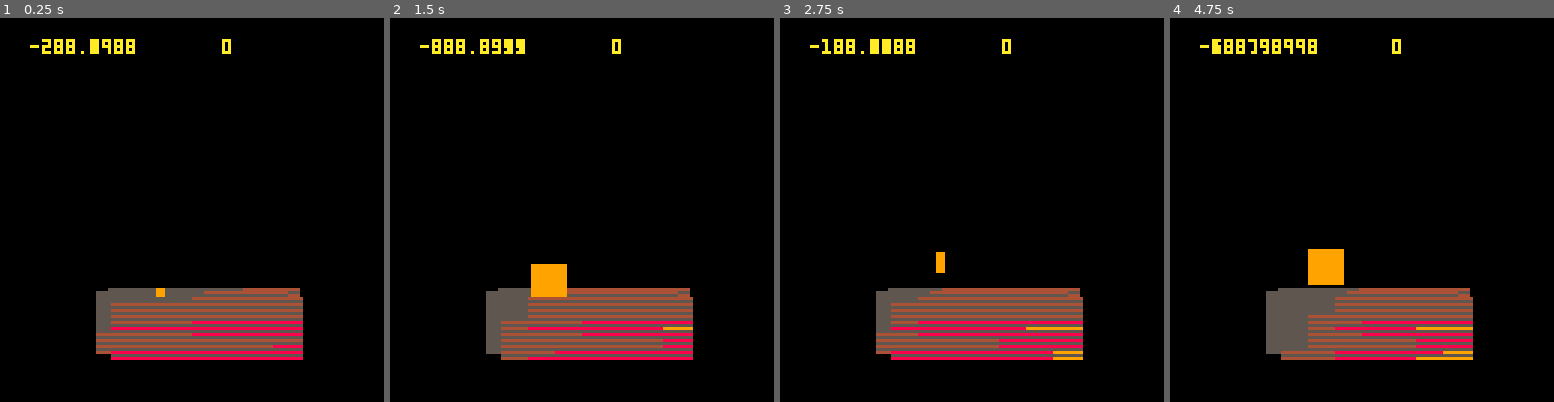
Above: before the commit, frames 1-4 (left to right).
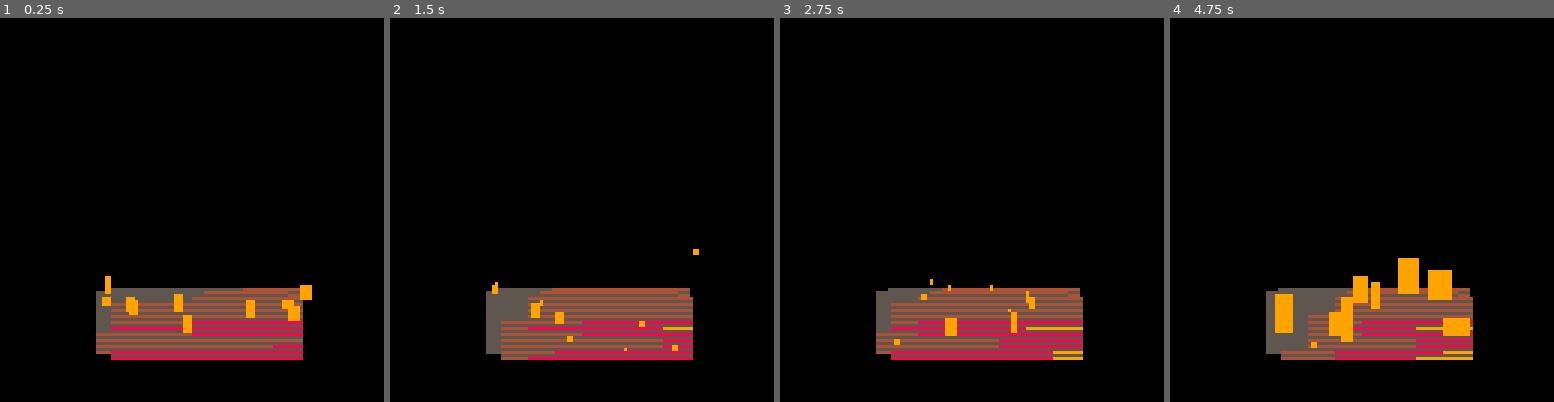
Above: after the commit, the same moments.

Repository: adparadise/pico8-games
Game: PICO-8 cartridge yulelog.p8
Two runs of this game, one before a commit and one after it. Both use one fixed random seed, a clock stepped at 60 frames per second and the inputs below.
Inputs:
- Up to frame 1 (0.25 s): no input
- Up to frame 2 (1.5 s): no input
- Up to frame 3 (2.75 s): no input
- Up to frame 4 (4.75 s): no input

The runs differ from the first frame. In frame 1, 1.6% of the frame differs, in the area x 7-82%, y 5-83%; in frame 2, 1.8%; in frame 3, 1.2%; in frame 4, 4.4%, in the area x 7-79%, y 5-86%.

Commit message:
add speed variance and more flame licks

Diff:
--- a/yulelog.p8
+++ b/yulelog.p8
@@ -6,6 +6,7 @@
 cy=96
 w=60
 h=20
+m=20
 
 logs={}
 hots={}
@@ -20,7 +21,7 @@
   for i=0,2 do
     hots[i]=create_hot()
   end
-  for i=0,1 do
+  for i=0,10 do
     licks[i]=create_lick()
   end
 end
@@ -88,7 +89,7 @@
 
 function update_licks()
   for lick in all(licks) do
-    lick.d+=0.05
+    lick.d+=0.05*lick.speed
     lick.t+=0.03
     if lick.d < 1 then
       lick.w=lick.d*lick.girth
@@ -107,7 +108,7 @@
       lick.oy=lick.length*3*(lick.d-3)/2
     end
     local s=sin(lick.t)
-    if lick.d>5 	then
+    if lick.d>5 then
       randomize_lick(lick)
     end
   end
@@ -125,10 +126,11 @@
   lick.w=0
   lick.h=0
   lick.oy=0
-  lick.x=cx-w/2+rnd(w)
-  lick.y=cy-h/2+rnd(h)
+  lick.speed=(200+rnd(100))/100
+  lick.x=cx-m+rnd(w+m/2)
+  lick.y=cy-m/4+rnd(m)
   lick.t=rnd(500)/500
-  lick.girth=(30+rnd(15))/10
+  lick.girth=(20+rnd(10))/10
   lick.length=(20+rnd(40))/10
 end
 
@@ -160,8 +162,6 @@
            log.x+log.w,
            log.y+log.h,
            5)
-  local max=0
-  local min=999999999999
   local heat=0
   for i=0,log.h do
     local shoot=log.shoots[i]
@@ -174,14 +174,10 @@
         heat=get_heat(x,y)
       end
       w=heat+shoot.weight
-      if heat > max then max=heat end
-      if heat < min then min=heat end
       col=col_lookup(w)
       line(x,y,x+3,y,col)
     end
   end
-  print(min,10,7,10)
-  print(max,74,7,10)
 end
 
 function col_lookup(w)
